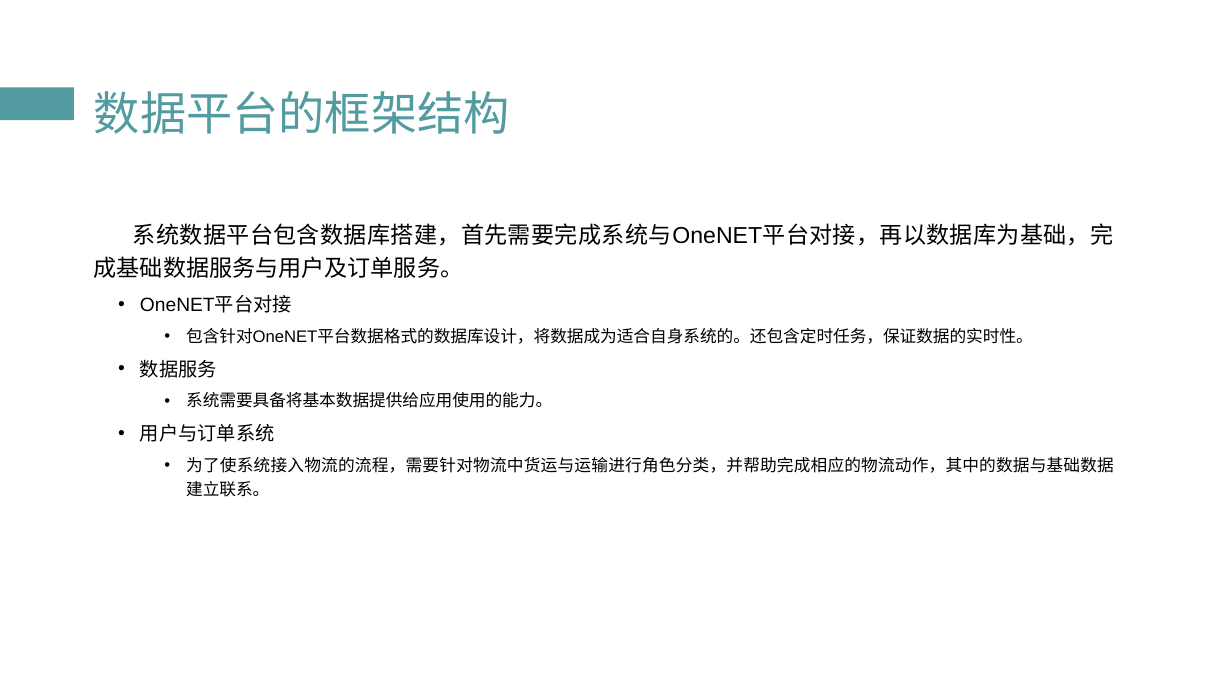
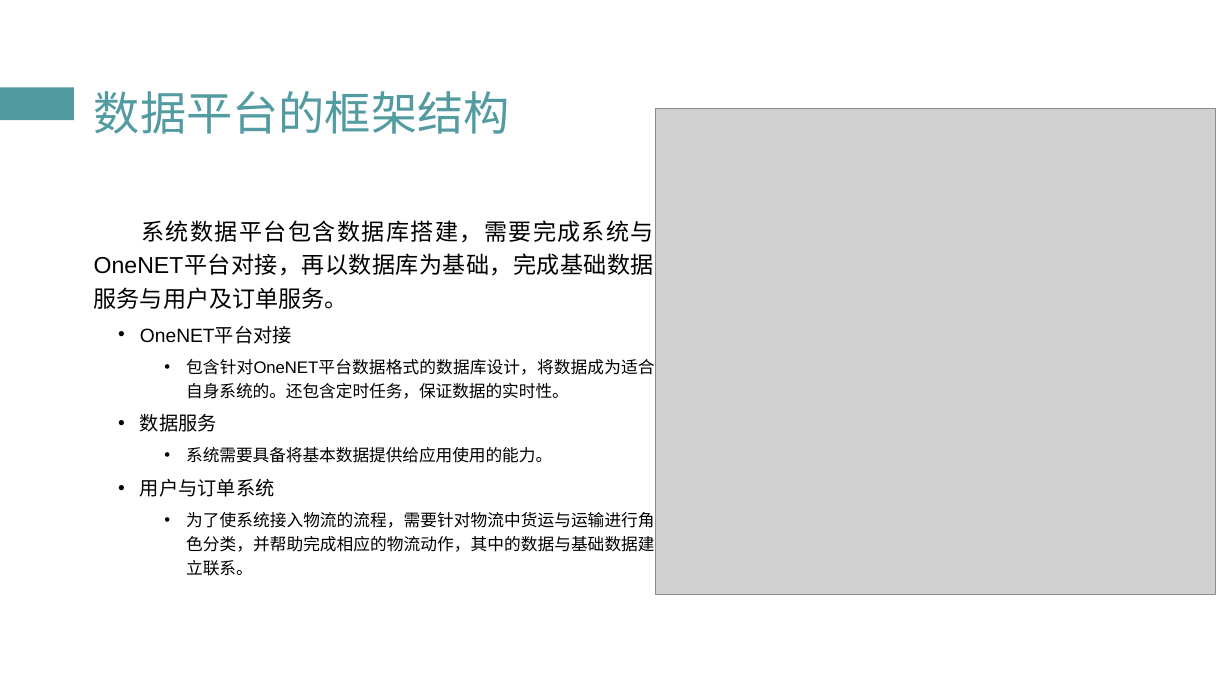
Before and after one commit to zstiu/IoTService, a slide deck: slide 13 of 毕设资料/郑世同IotSevice答辩.ppt (slide 15 before the commit). Drawn at 1232x693 pixels with LibreOffice and Linux fonts; fonts in the diff are those of the drawing; grey boxes stand for pictures. Boxes give left, top, right and bottom in pixels: in the first picture for what was removed or moved away, otherwise in the second. Text is boxed around its words. In the diff, an @@ line names an element or a change of style, - is before the commit and + after.

```diff
--- a/毕设资料/郑世同IotSevice答辩.ppt
+++ b/毕设资料/郑世同IotSevice答辩.ppt
@@ picture added at bbox=[655, 108, 1214, 594] @@
@@ text at bbox=[94, 220, 654, 309]: text changed @@
-系统数据平台包含数据库搭建，首先需要完成系统与OneNET平台对接，再以数据库为基础，完成基础数据服务与用户及订单服务。
+系统数据平台包含数据库搭建，需要完成系统与OneNET平台对接，再以数据库为基础，完成基础数据服务与用户及订单服务。
```
Also in this commit, not shown: 6 other slides changed, 3 slides removed.
